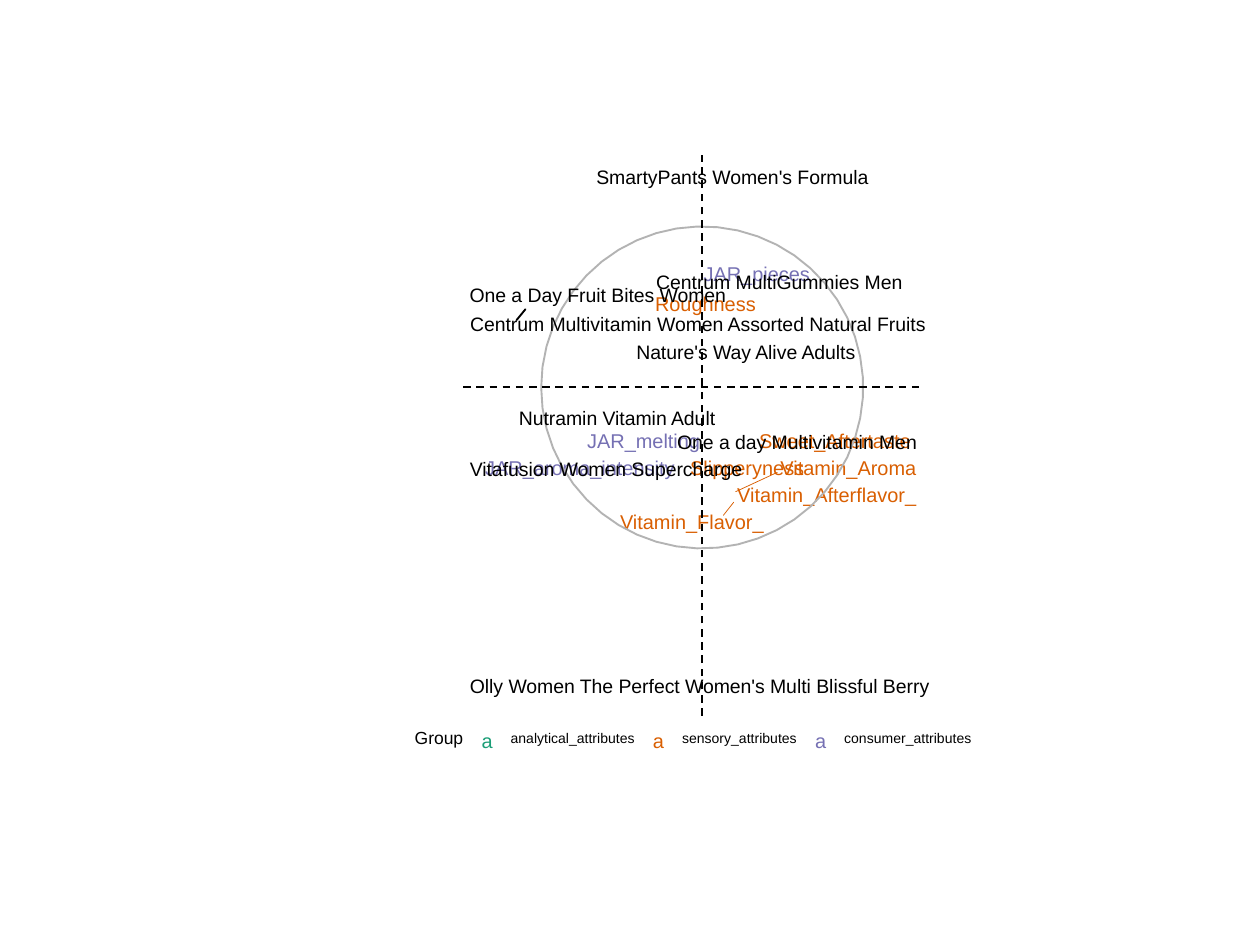
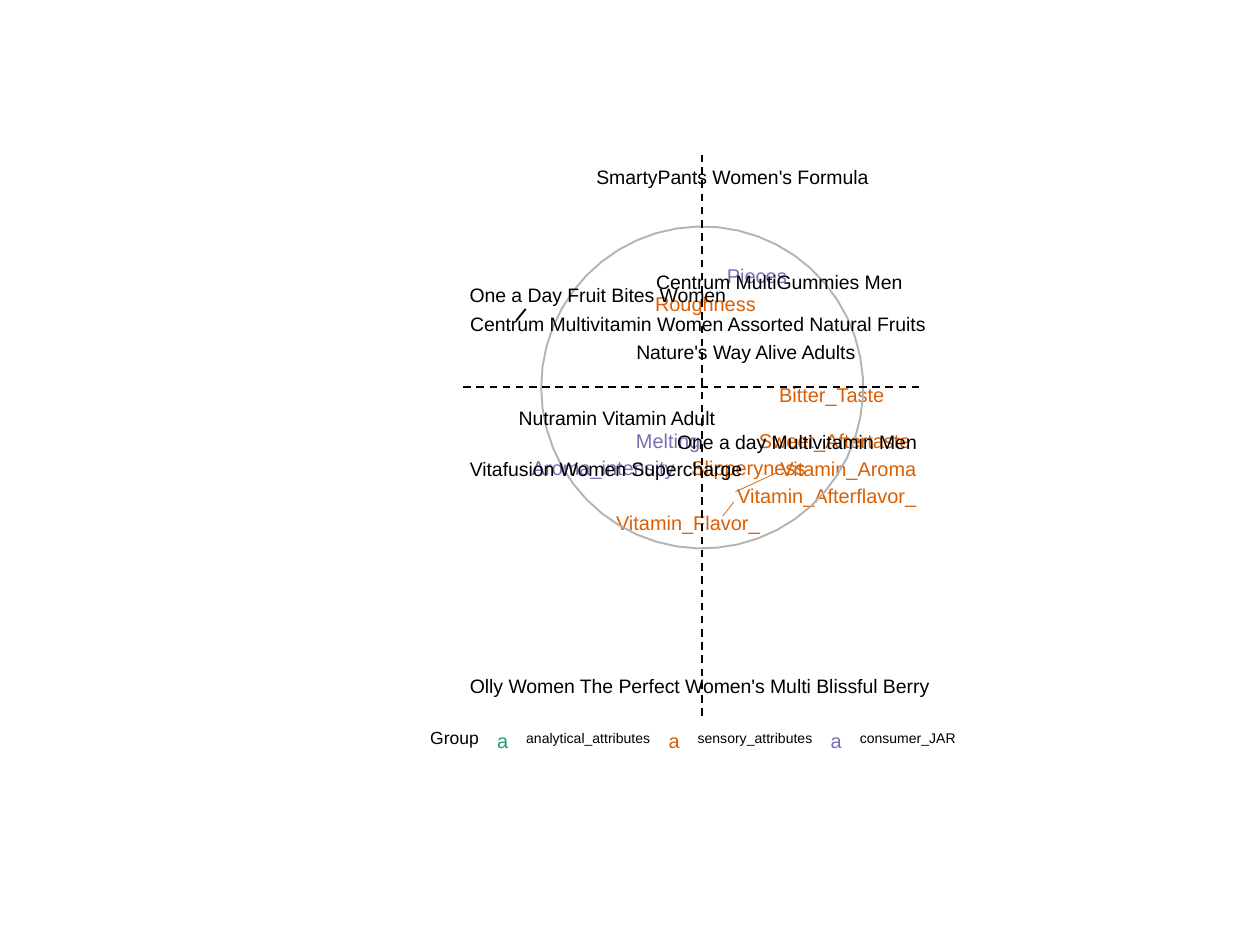
Before and after one commit to paritosh-aigora/gsk-centrum-classic, a slide deck: slide 10 of output/ppt_for_danielle/biplot.pptx. Drawn at 1260x945 pixels with LibreOffice and Linux fonts; fonts in the diff are those of the drawing. Boxes give left, top, right and bottom in pixels: in the first picture for what was removed or moved away, otherwise in the second. Text is boxed around its words. In the diff, an @@ line names an element or a change of style, - is before the commit and + after.

```diff
--- a/output/ppt_for_danielle/biplot.pptx
+++ b/output/ppt_for_danielle/biplot.pptx
@@ text at box(727, 268, 787, 287): text changed @@
-JAR_pieces
+Pieces
@@ text added at box(779, 386, 884, 406), 11.4 pt, text #D95F02 @@
+Bitter_Taste
@@ text at box(636, 433, 700, 452): text changed @@
-JAR_melting
+Melting
@@ text at box(532, 460, 675, 480): text changed @@
-JAR_aroma_intensity
+Aroma_intensity
@@ freeform shape at box(723, 503, 735, 517): outline redrawn @@
@@ text "Vitamin_Flavor_": place and size @@
-text "Vitamin_Flavor_" at box(620, 514, 764, 534)
+text "Vitamin_Flavor_" at box(616, 514, 760, 534)
@@ rectangle: place and size @@
-rectangle at box(415, 726, 971, 756)
+rectangle at box(430, 726, 955, 756)
@@ 6 texts, 3 rectangles: place and size @@
-6 texts, 3 rectangles at box(415, 726, 835, 756)
+6 texts, 3 rectangles at box(430, 726, 852, 756)
@@ text at box(860, 733, 956, 746): text changed @@
-consumer_attributes
+consumer_JAR
```
Also in this commit, not shown: 9 other slides changed.
